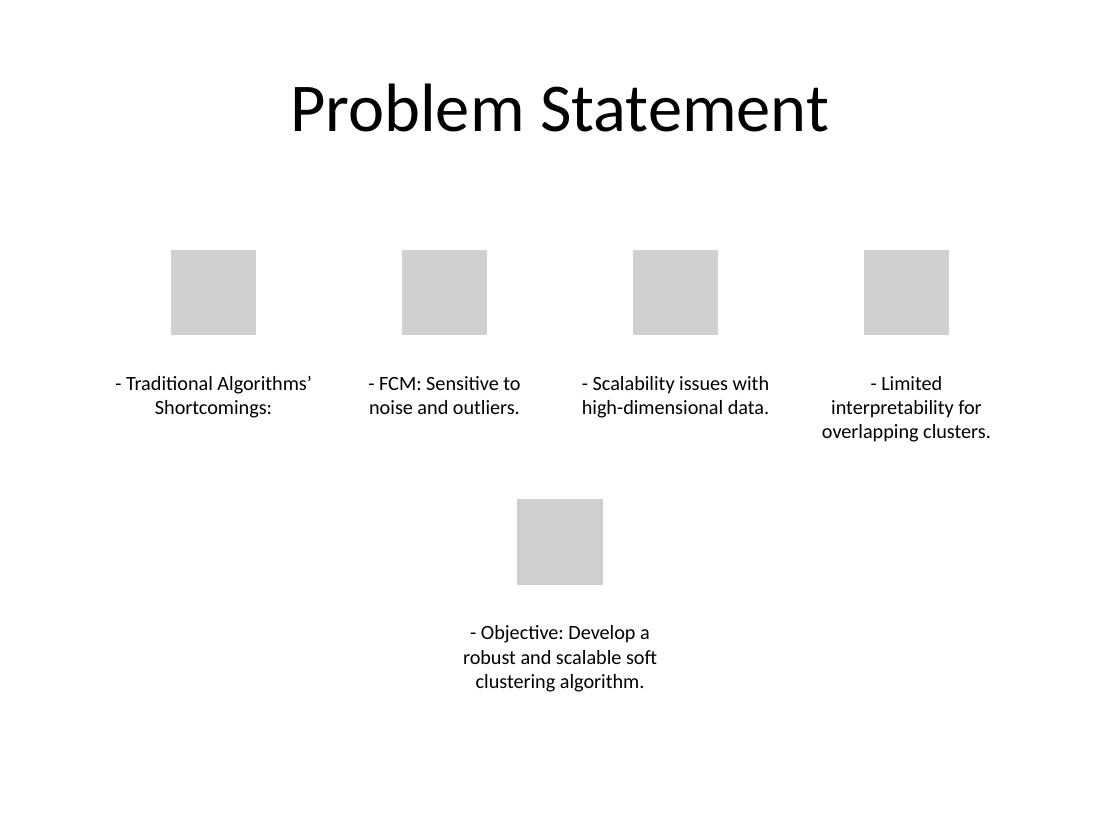
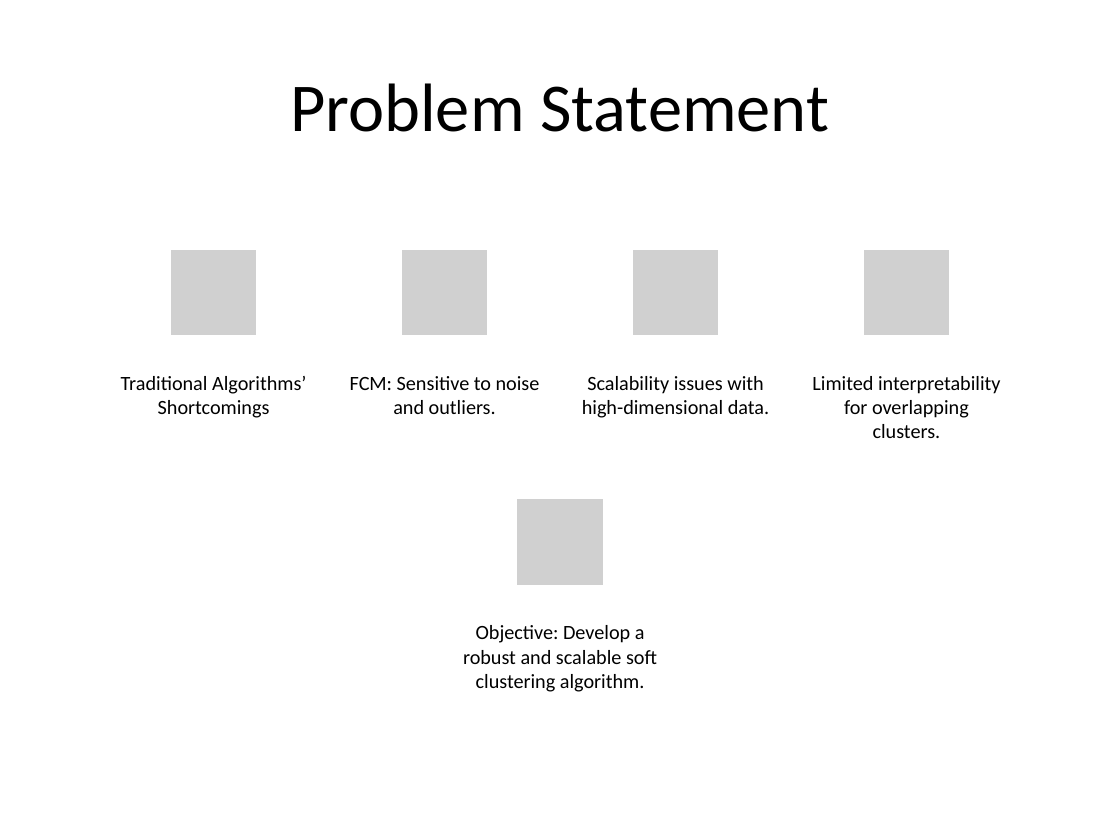
Before and after one commit to m-m4h4d/A03, a slide deck: slide 3 of ML_Assignment03_Mahad_Mansoor_Waqar.pptx. Drawn at 1120x840 pixels with LibreOffice and Linux fonts; fonts in the diff are those of the drawing; grey boxes stand for pictures. Boxes give left, top, right and bottom in pixels: in the first picture for what was removed or moved away, otherwise in the second. Text is boxed around its words. In the diff, an @@ line names an element or a change of style, - is before the commit and + after.

```diff
--- a/ML_Assignment03_Mahad_Mansoor_Waqar.pptx
+++ b/ML_Assignment03_Mahad_Mansoor_Waqar.pptx
@@ text at (121,376,306,418): text changed @@
-- Traditional Algorithms’ Shortcomings:
+Traditional Algorithms’ Shortcomings
@@ text at (350,376,540,414): text changed @@
-- FCM: Sensitive to noise and outliers.
+FCM: Sensitive to noise and outliers.
@@ text at (582,376,769,418): text changed @@
-- Scalability issues with high-dimensional data.
+Scalability issues with high-dimensional data.
@@ text at (812,376,1001,438): text changed @@
-- Limited interpretability for overlapping clusters.
+Limited interpretability for overlapping clusters.
@@ text at (463,625,657,692): text changed @@
-- Objective: Develop a robust and scalable soft clustering algorithm.
+Objective: Develop a robust and scalable soft clustering algorithm.
```
Also in this commit, not shown: 9 other slides changed.
